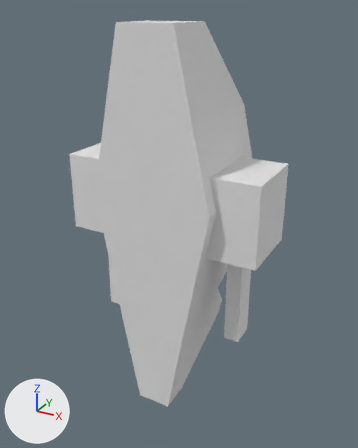
The Blender file robot/1er/premier_robot.blend: old version first, new version second.
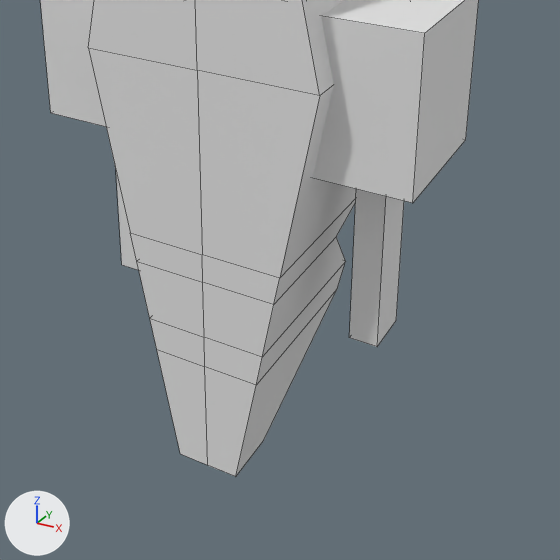
Each version is shown whole from a 50 mm lens placed at (1.032, -1.805, 1.953), pointed at (-0.009, 0.086, 1.007), then close up on the part from 14% to 92% of the width and 38% to 100% of the height. The lights are fixed; the arrows at lower left show +X, +Y and +Z. The close-ups show mesh edges as thin lines.

Objects in the first close-up: 'Corps', 'HautBrasInf', 'HautBrasSup'.
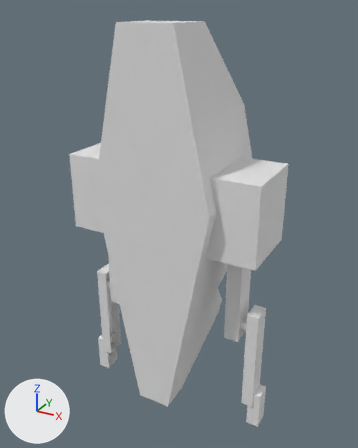
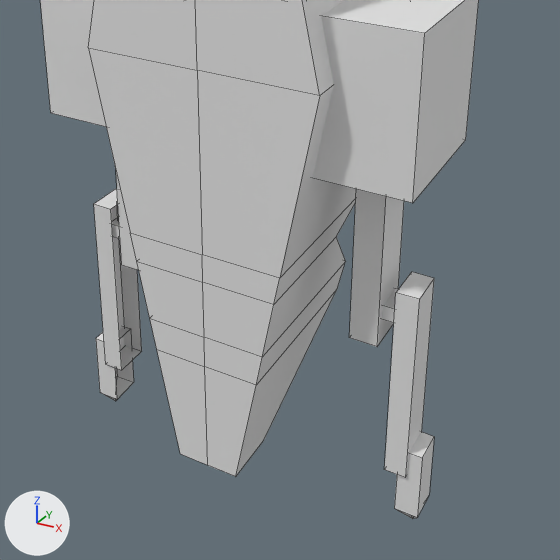
Pixel boxes (x1, y1, x2, y2) of what changed, in the close-ups (560 x 560 px):
'BasBrasSup', added: after (94, 189, 434, 478)
'Pieds', added: after (96, 326, 434, 519)
'LienBras', added: after (112, 217, 398, 323)

Edits to the bpy script that builds the scene:
```text
Add me_cube_005:
    me_cube_005.from_pydata([(2.459, 0.213, -0.001), (2.586, 0.005, 1.279), (2.586, 0.451, 1.279), (2.263, 0.451, 1.279), (2.458, 0.213, -0.001), (2.263, 0.005, 1.279), (2.586, 0.451, 0.269), (2.586, 0.005, 0.269), (2.263, 0.005, 0.269), (2.263, 0.451, 0.269)], [], [(9, 3, 2, 6), (6, 2, 1, 7), (2, 3, 5, 1), (7, 1, 5, 8), (0, 7, 8, 4), (0, 6, 7), (4, 9, 6, 0)])
Add me_cube_004:
    me_cube_004.from_pydata([(0.447, -0.006, 0.168), (0.447, -0.006, 0.679), (0.447, 0.091, 0.168), (0.447, 0.091, 0.679), (0.392, 0.091, 0.168), (0.392, 0.091, 0.679), (0.392, -0.006, 0.168), (0.392, -0.006, 0.679)], [], [(4, 5, 3, 2), (2, 3, 1, 0), (4, 2, 0, 6), (3, 5, 7, 1), (0, 1, 7, 6)])
Add me_cube:
    me_cube.from_pydata([(10.47, 0.07, 0.04), (10.47, 0.07, 1.0), (10.47, 2.07, 0.04), (10.47, 2.07, 1.0), (9.16, 2.07, 0.04), (9.16, 2.07, 1.0), (9.16, 0.07, 0.04), (9.16, 0.07, 1.0)], [], [(4, 5, 3, 2), (2, 3, 1, 0), (4, 2, 0, 6), (3, 5, 7, 1), (0, 1, 7, 6)])
Add ob_pieds:
    ob_pieds = bpy.data.objects.new('Pieds', me_cube_005)
    ob_pieds.location = (0.0, 0.0, 0.0)
    ob_pieds.scale = (0.186, 0.186, 0.186)
    _m = ob_pieds.modifiers.new('Mirror', 'MIRROR')
Add ob_basbrassup:
    ob_basbrassup = bpy.data.objects.new('BasBrasSup', me_cube_004)
    ob_basbrassup.location = (0.0, 0.0, 0.0)
    _m = ob_basbrassup.modifiers.new('Mirror', 'MIRROR')
Add ob_lienbras:
    ob_lienbras = bpy.data.objects.new('LienBras', me_cube)
    ob_lienbras.location = (0.0, 0.0, 0.59)
    ob_lienbras.scale = (0.0388, 0.0388, 0.0388)
    _m = ob_lienbras.modifiers.new('Mirror', 'MIRROR')
```
